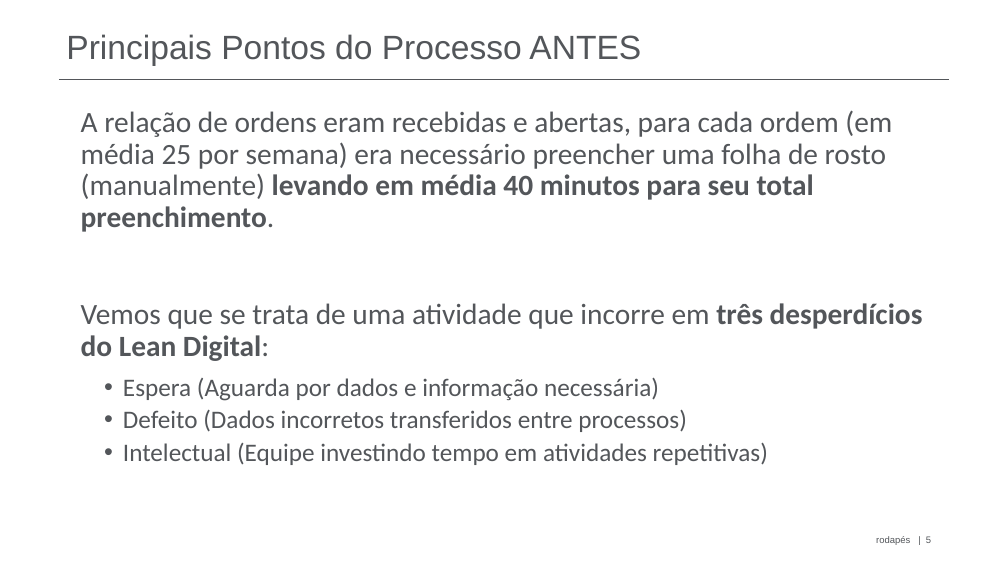
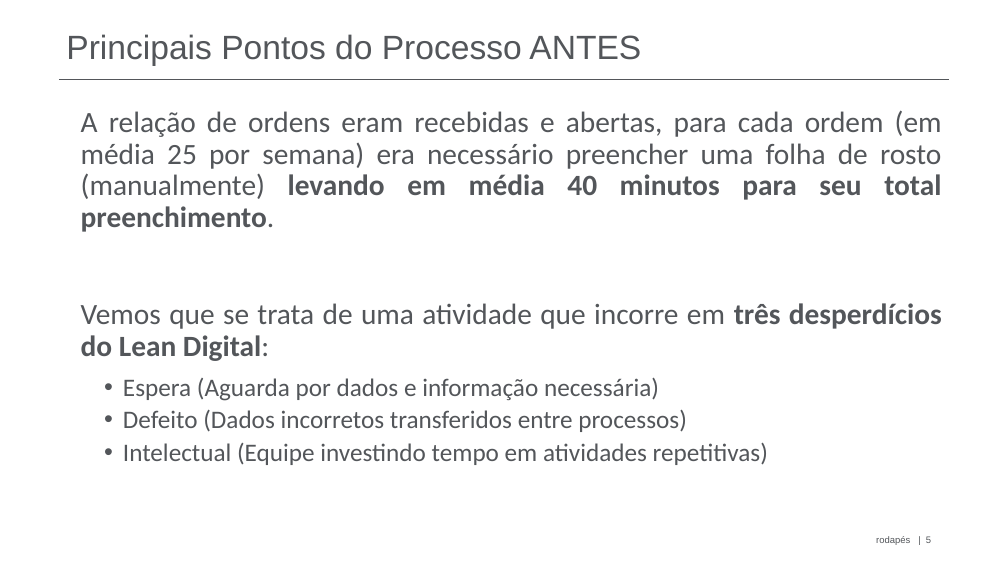
Before and after one commit to jharbes/hashtagVba, a slide deck: slide 5 of imprime_folha_de_rosto/Folhas de Rosto ODI - Fórum PCP.pptx. Drawn at 1008x567 pixels with LibreOffice and Linux fonts; fonts in the diff are those of the drawing; background and template pictures are left out. Boxes give left, top, right and bottom in pixels: in the first picture for what was removed or moved away, otherwise in the second. Text is boxed around its words. In the diff, an @@ line names an element or a change of style, - is before the commit and + after.

```diff
--- a/imprime_folha_de_rosto/Folhas de Rosto ODI - Fórum PCP.pptx
+++ b/imprime_folha_de_rosto/Folhas de Rosto ODI - Fórum PCP.pptx
@@ text "A relação de ordens eram ..." at <box>81,110,942,465</box>: alignment left to justified @@
```
Also in this commit, not shown: 4 other slides changed.
